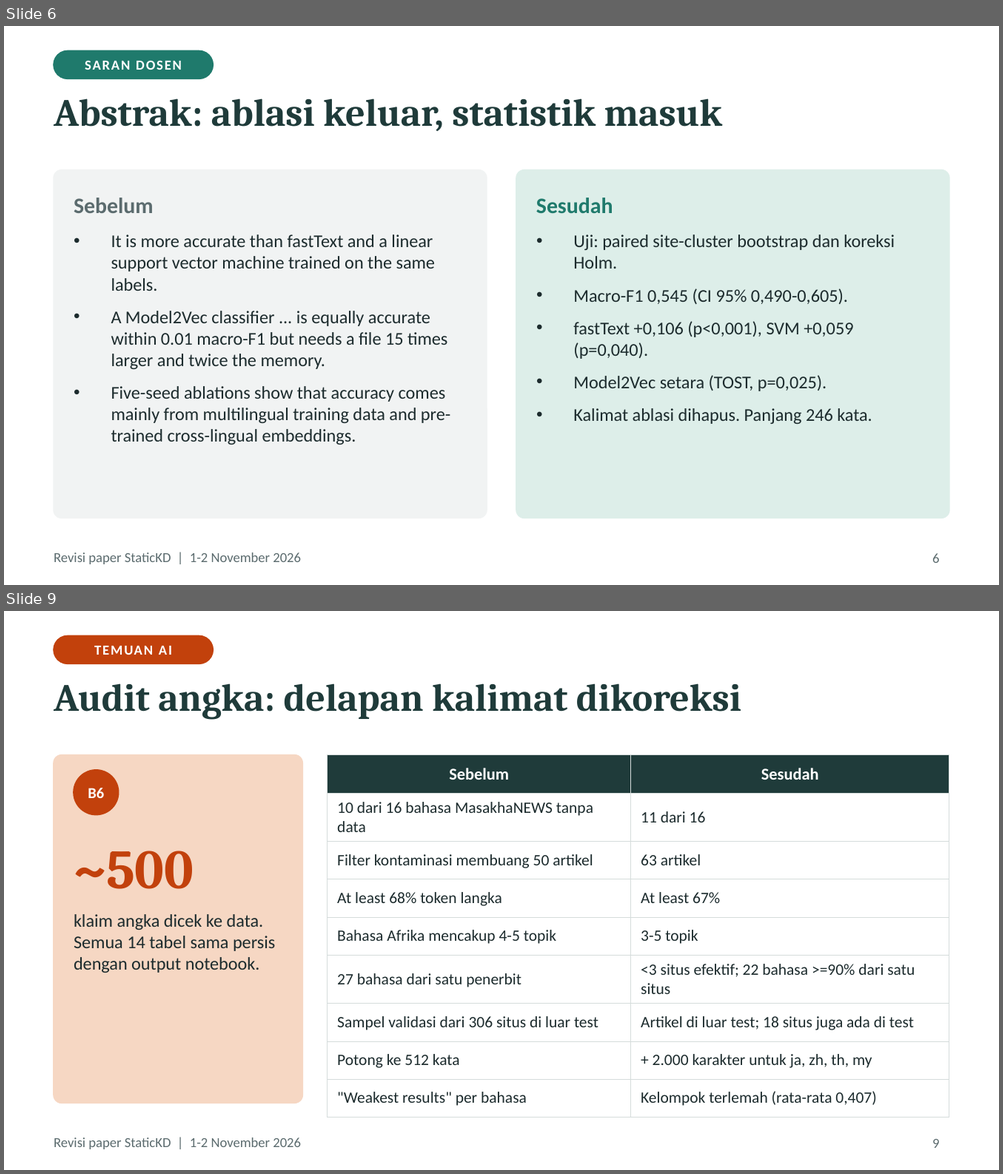
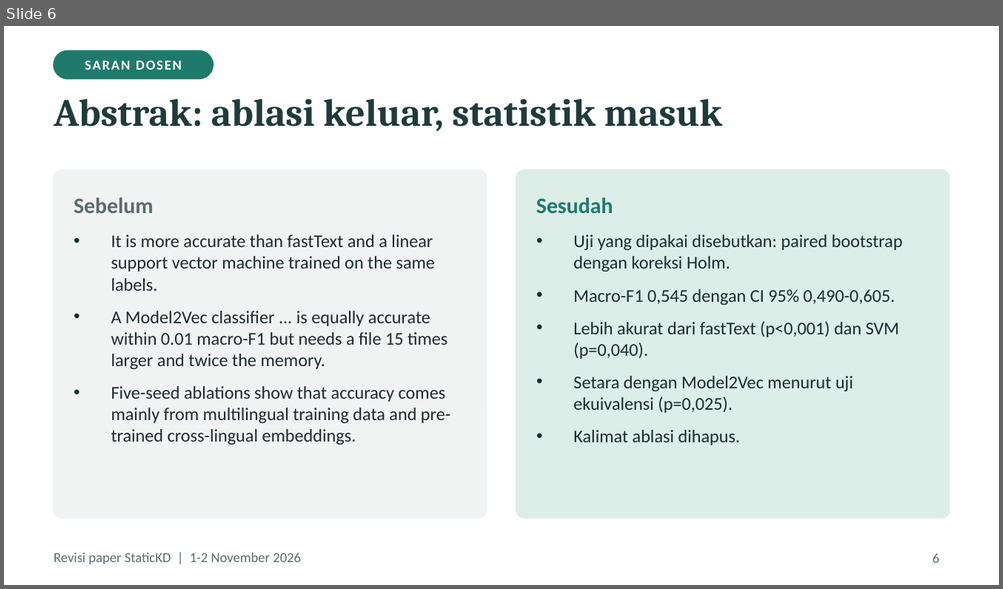
Before and after one commit to obikastanya/iptc_lightweight_label_detection, a slide deck: reviewer_feedback/revision_slides.pptx. Shown one above the other, each under a label of ours: slides 6 and 9 before the commit, slide 6 after it; the slides between them are not shown. The pictures are 1003x1174 and 1003x589 pixels, drawn with LibreOffice and Linux fonts; fonts in the diff are those of the drawing. Boxes give left, top, right and bottom in pixels: in the first picture for what was removed or moved away, otherwise in the second. Text is boxed around its words. In the diff, an @@ line names an element or a change of style, - is before the commit and + after.

```diff
--- a/reviewer_feedback/revision_slides.pptx
+++ b/reviewer_feedback/revision_slides.pptx
@@ slide 9 removed at bbox=[4, 611, 999, 1170], background #FFFFFF; not listed: 1 template element that a slide beside it also shows @@
@@ rounded rectangle removed at bbox=[54, 636, 213, 664] @@
@@ text removed at bbox=[94, 646, 172, 655] @@
-TEMUAN AI
@@ title removed at bbox=[54, 684, 741, 720] @@
-Audit angka: delapan kalimat dikoreksi
@@ rounded rectangle removed at bbox=[54, 755, 302, 1103] @@
@@ table removed at bbox=[327, 755, 949, 1109], 9 rows, 2 columns @@
-Sebelum | Sesudah
-10 dari 16 bahasa MasakhaNEWS tanpa data | 11 dari 16
-Filter kontaminasi membuang 50 artikel | 63 artikel
-At least 68% token langka | At least 67%
-Bahasa Afrika mencakup 4-5 topik | 3-5 topik
-27 bahasa dari satu penerbit | <3 situs efektif; 22 bahasa >=90% dari satu situs
-Sampel validasi dari 306 situs di luar test | Artikel di luar test; 18 situs juga ada di test
-Potong ke 512 kata | + 2.000 karakter untuk ja, zh, th, my
-"Weakest results" per bahasa | Kelompok terlemah (rata-rata 0,407)
@@ ellipse removed at bbox=[74, 770, 119, 815] @@
@@ text removed at bbox=[88, 788, 104, 798] @@
-B6
@@ text removed at bbox=[74, 851, 193, 889] @@
-~500
@@ text removed at bbox=[74, 914, 275, 973] @@
-klaim angka dicek ke data. Semua 14 tabel sama persis dengan output notebook.
@@ page number removed at bbox=[932, 1139, 939, 1148] @@
-9
@@ slide 6 changed as well @@
@@ text at bbox=[573, 235, 902, 446]: text changed @@
-• Uji: paired site-cluster bootstrap dan koreksi Holm.
-• Macro-F1 0,545 (CI 95% 0,490-0,605).
-• fastText +0,106 (p<0,001), SVM +0,059 (p=0,040).
-• Model2Vec setara (TOST, p=0,025).
-• Kalimat ablasi dihapus. Panjang 246 kata.
+• Uji yang dipakai disebutkan: paired bootstrap dengan koreksi Holm.
+• Macro-F1 0,545 dengan CI 95% 0,490-0,605.
+• Lebih akurat dari fastText (p<0,001) dan SVM (p=0,040).
+• Setara dengan Model2Vec menurut uji ekuivalensi (p=0,025).
+• Kalimat ablasi dihapus.
```
Also in this commit, not shown: 3 other slides changed, 4 slides added, 7 other slides removed.
